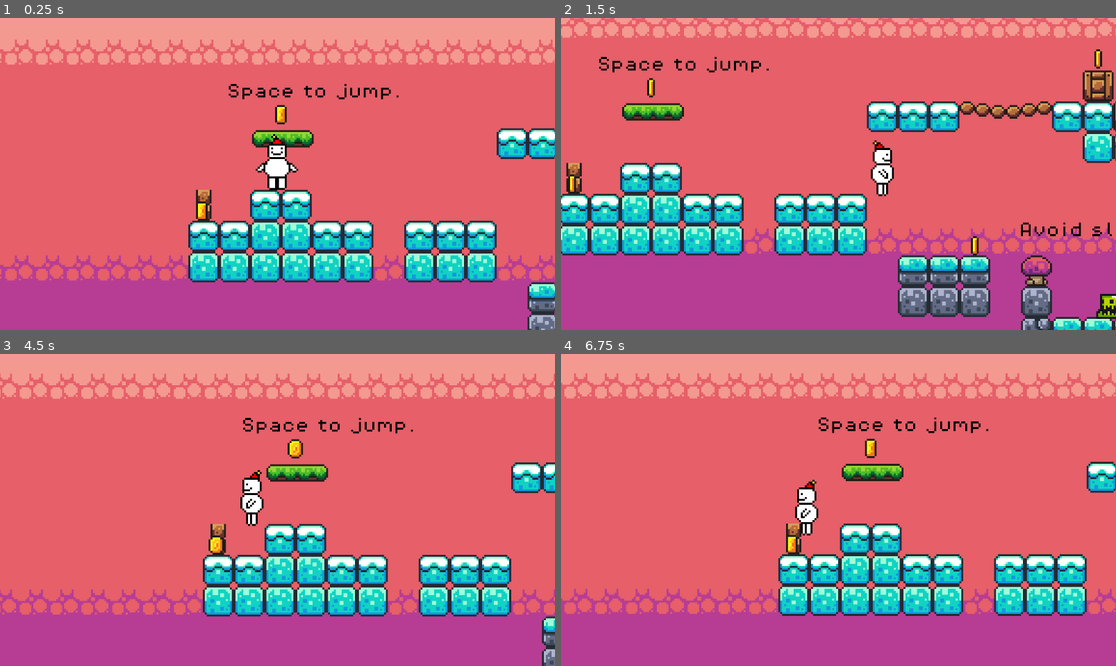
Above: before the commit, frames 1-4 (two rows, left to right).
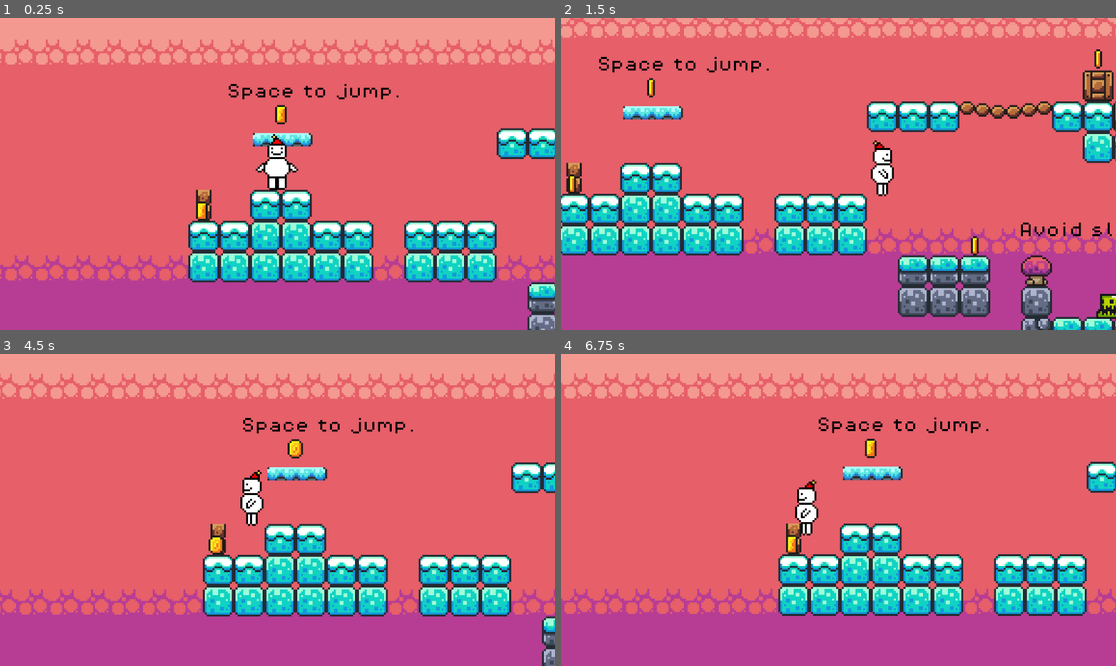
Above: after the commit, the same moments.

Repository: fioxu/Platformer_Final_Project
Game: Godot game, scene res://scenes/game.tscn
Two runs of this game, one before a commit and one after it. Both use one fixed random seed, a clock stepped at 60 frames per second and the inputs below.
Inputs:
- Up to frame 1 (0.25 s): no input
- Up to frame 2 (1.5 s): hold D (move_right) from 0.53 s (still down); tap Space (jump) at 0.77 s
- Up to frame 3 (4.5 s): tap Space (jump) at 1.52, 3.02, 3.77 s; release D (move_right) at 2.03 s; hold A (move_left) 2.03-2.78 s; hold D (move_right) 2.78-4.28 s; hold A (move_left) from 4.28 s (still down)
- Up to frame 4 (6.75 s): tap Space (jump) at 4.52, 6.02 s; release A (move_left) at 5.03 s; hold D (move_right) 5.03-5.78 s; hold A (move_left) from 5.78 s (still down)

The runs differ from the first frame. In frame 1, 0.5% of the frame differs, in the area x 45-57%, y 35-42%; in frame 2, 0.6%; in frame 3, 0.6%, in the area x 47-60%, y 35-41%; in frame 4, 0.6%.

Commit message:
platform update

Diff:
--- a/scenes/platform.tscn
+++ b/scenes/platform.tscn
@@ -10,7 +10,7 @@
 [node name="Sprite2D" type="Sprite2D" parent="."]
 texture = ExtResource("1_xtavx")
 region_enabled = true
-region_rect = Rect2(16, 0, 32, 10)
+region_rect = Rect2(17, 49, 31, 7)
 
 [node name="CollisionShape2D" type="CollisionShape2D" parent="."]
 position = Vector2(0, -0.5)
